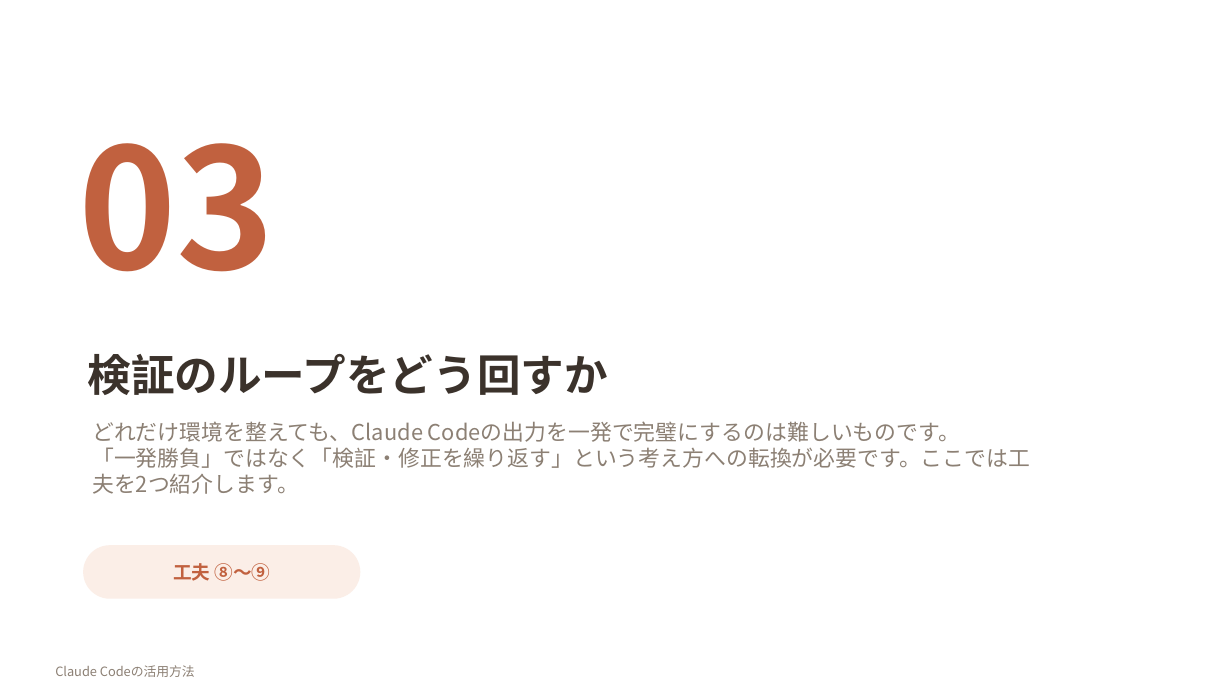
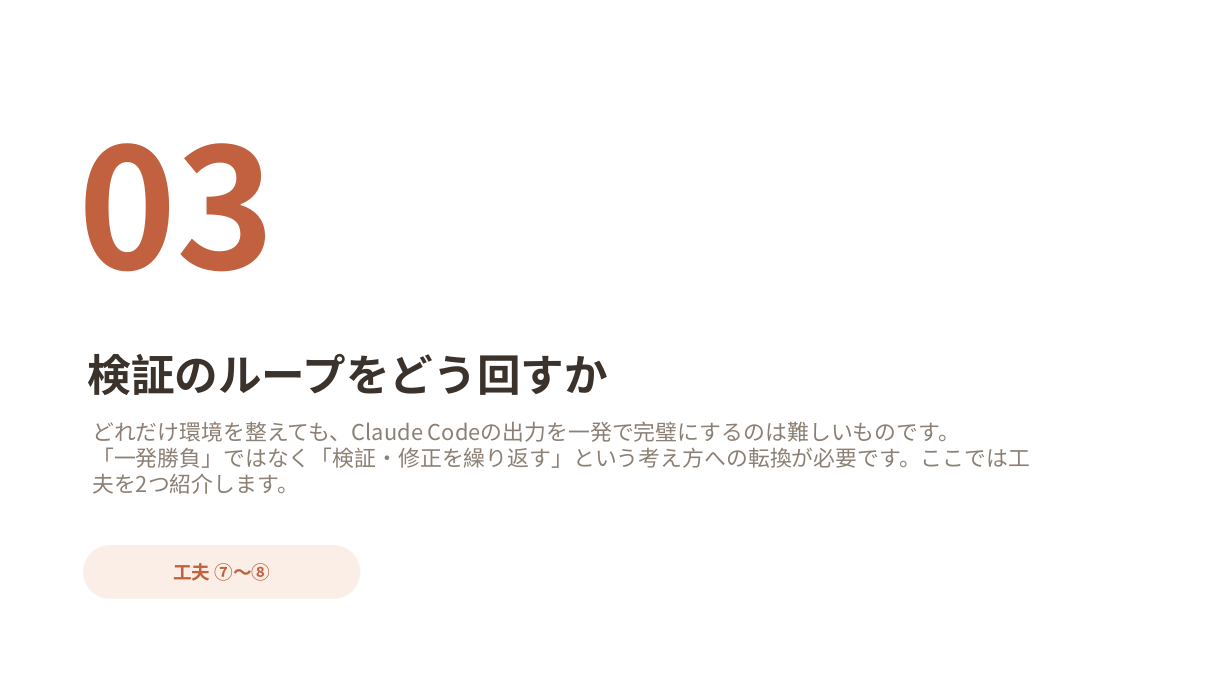
Before and after one commit to masa12y/docs, a slide deck: slide 15 of 勉強会/Claude_Codeの活用方法.pptx (slide 17 before the commit). Drawn at 1232x693 pixels with LibreOffice and Linux fonts; fonts in the diff are those of the drawing. Boxes give left, top, right and bottom in pixels: in the first picture for what was removed or moved away, otherwise in the second. Text is boxed around its words. In the diff, an @@ line names an element or a change of style, - is before the commit and + after.

```diff
--- a/勉強会/Claude_Codeの活用方法.pptx
+++ b/勉強会/Claude_Codeの活用方法.pptx
@@ text at [173,563,271,581]: text changed @@
-工夫 ⑧〜⑨
+工夫 ⑦〜⑧
@@ text removed at [55,665,195,677] @@
-Claude Codeの活用方法
```
Also in this commit, not shown: 18 other slides changed, 1 slide added, 3 slides removed, 2 other files.
